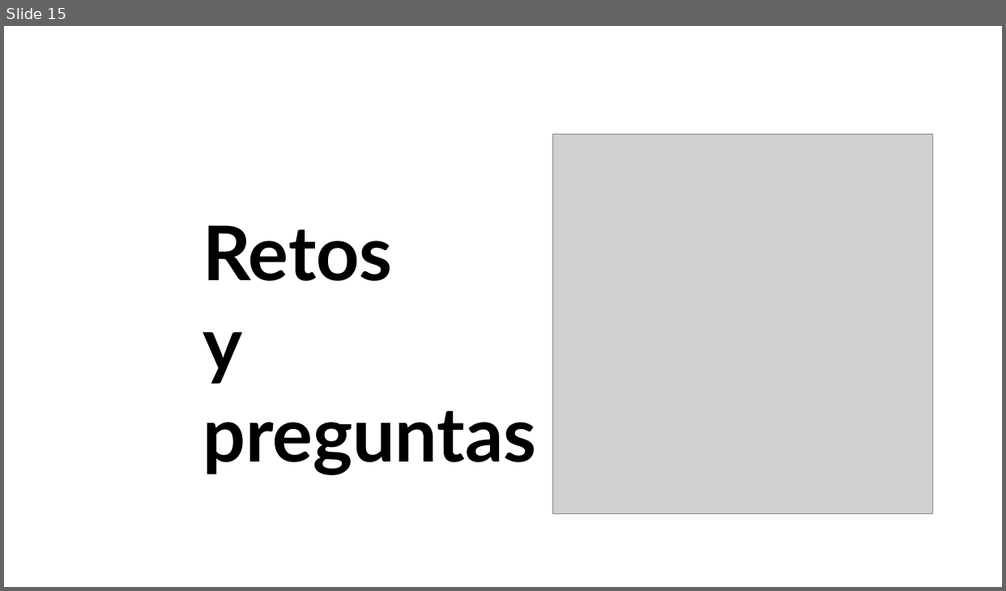
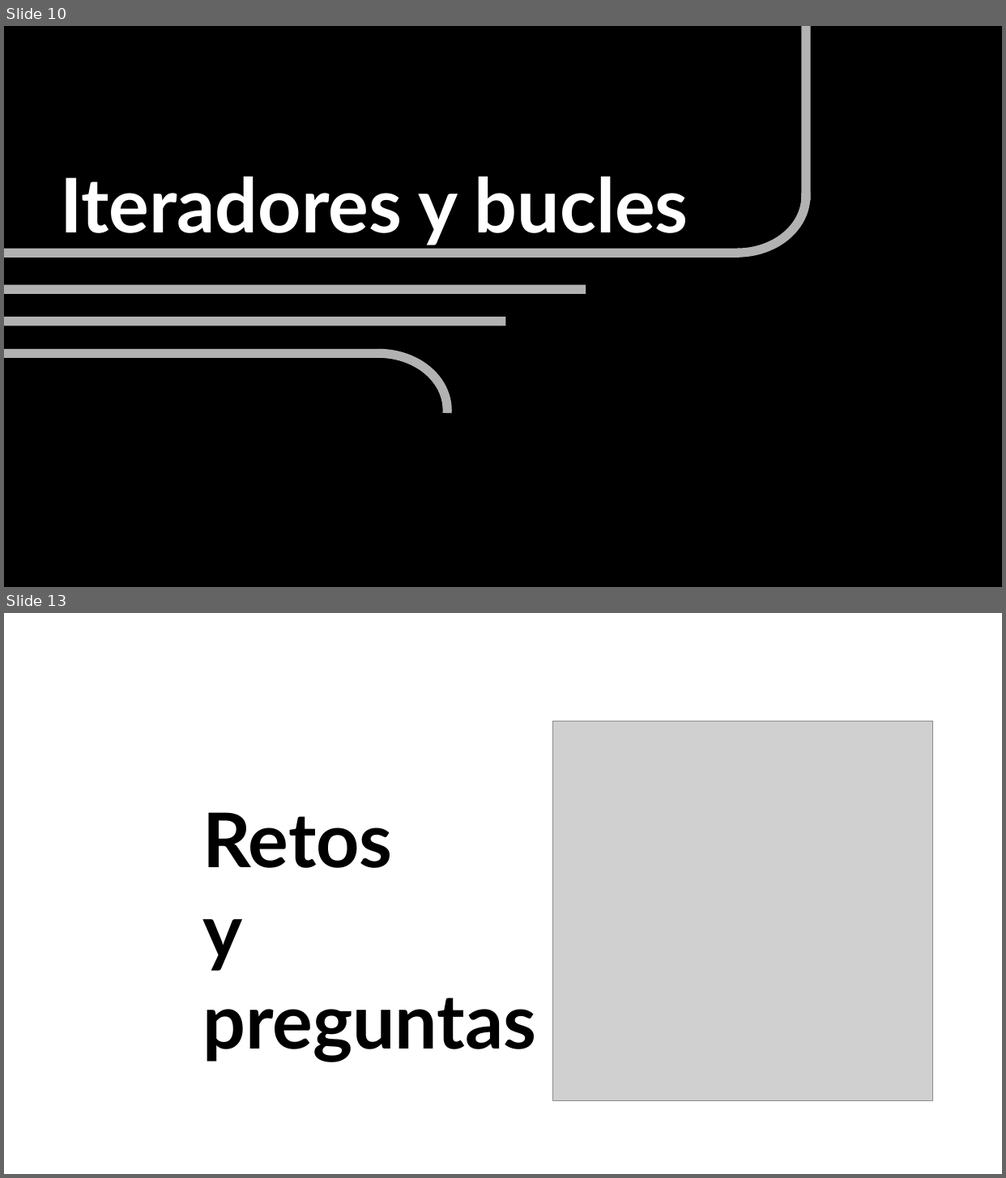
Before and after one commit to uibcdf/Taller-Python, a slide deck: semana_3/slides/slides.odp. Shown one above the other, each under a label of ours: slide 15 before the commit, slides 10 and 13 after it; the slides between them are not shown. The pictures are 1006x591 and 1006x1178 pixels, drawn with LibreOffice and Linux fonts; fonts in the diff are those of the drawing; grey boxes stand for pictures. Boxes give left, top, right and bottom in pixels: in the first picture for what was removed or moved away, otherwise in the second. Text is boxed around its words. In the diff, an @@ line names an element or a change of style, - is before the commit and + after.

```diff
--- a/semana_3/slides/slides.odp
+++ b/semana_3/slides/slides.odp
@@ slide 10 added at box(4, 26, 1002, 587), background #FFFFFF @@
@@ rectangle added at box(4, 26, 1002, 587), fill #000000 @@
@@ line added from (807, 201) to (807, 26), #B2B2B2 7.2 pt @@
@@ arc (boxed as its full ellipse) added at box(669, 139, 807, 254), outline #B2B2B2 7.2 pt @@
@@ text added at box(60, 176, 688, 246), 60 pt, text #FFFFFF, bold @@
+Iteradores y bucles
@@ line added from (740, 254) to (4, 254), #B2B2B2 7.2 pt @@
@@ line added from (586, 289) to (4, 289), #B2B2B2 7.2 pt @@
@@ line added from (505, 321) to (4, 321), #B2B2B2 7.2 pt @@
@@ line added from (381, 354) to (4, 354), #B2B2B2 7.2 pt @@
@@ arc (boxed as its full ellipse) added at box(310, 354, 448, 468), outline #B2B2B2 7.2 pt @@
@@ what was slide 15 is now slide 13 @@
```
Also in this commit, not shown: 1 slide changed, 10 other slides added, 13 slides removed, 5 other files.
